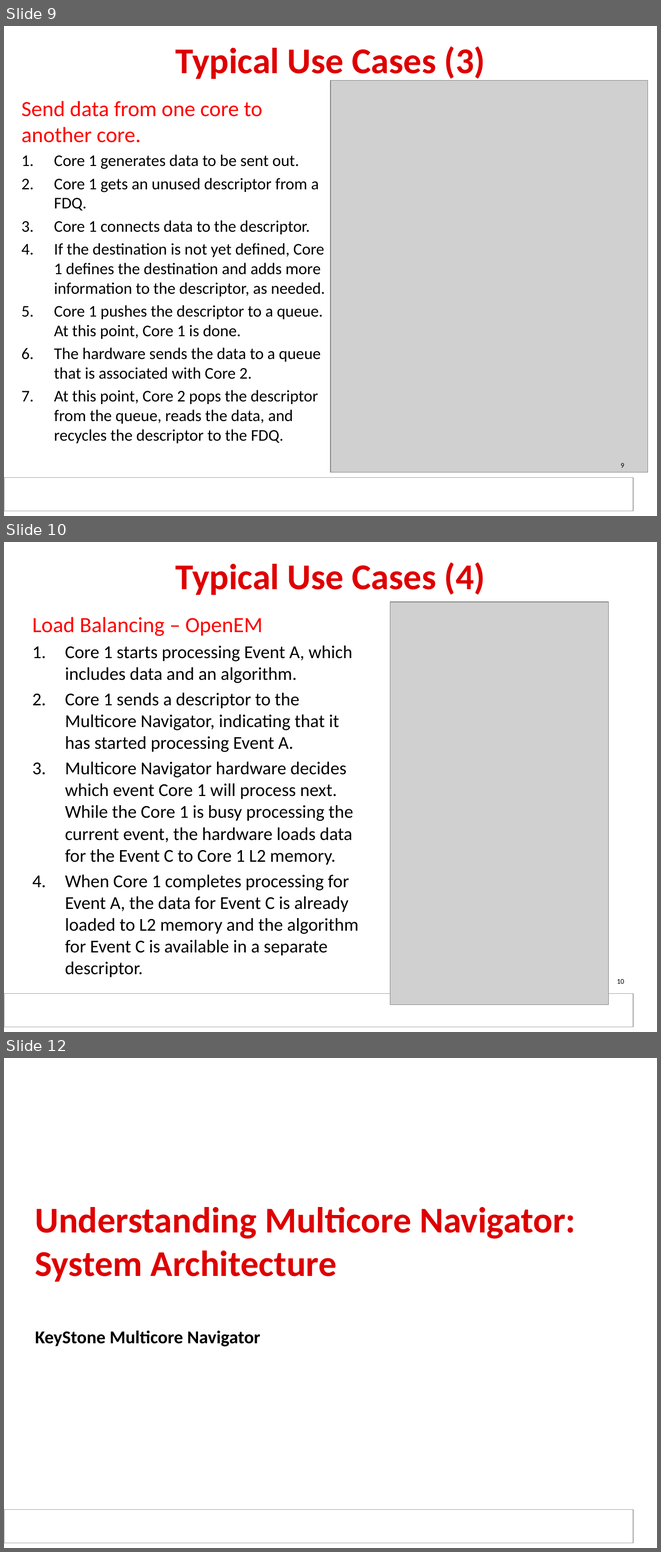
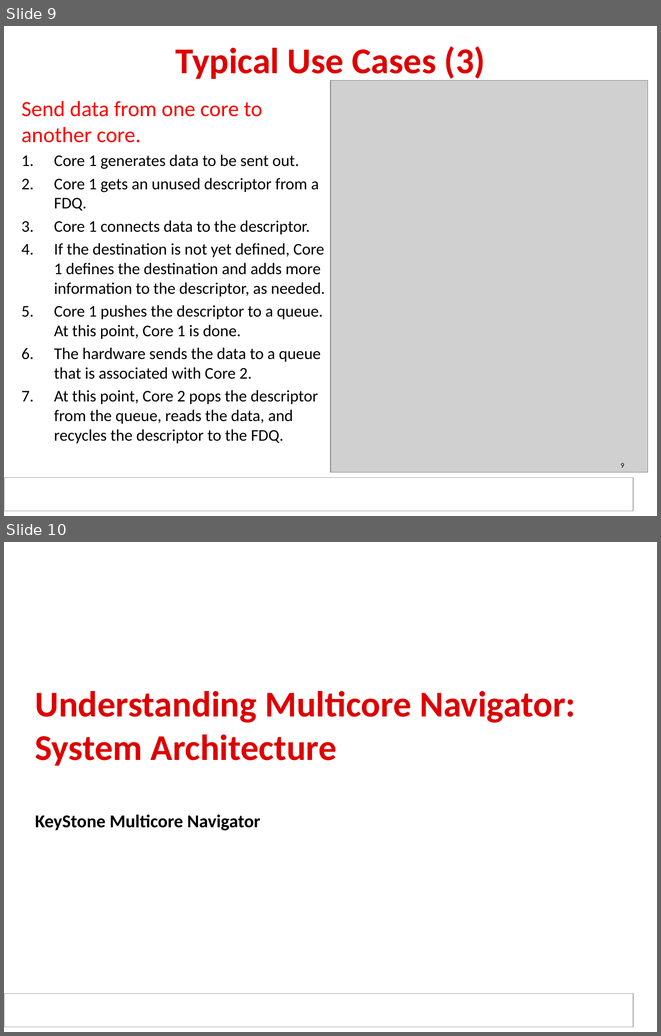
Before and after one commit to hari1989/keystone-workshop, a slide deck: slides/KeyStone Multicore Navigator.pptx. Shown one above the other, each under a label of ours: slides 9, 10 and 12 before the commit, slides 9 and 10 after it; the slides between them are not shown. The pictures are 661x1552 and 661x1036 pixels, drawn with LibreOffice and Linux fonts; fonts in the diff are those of the drawing; grey boxes stand for pictures; background and template pictures are left out. Boxes give left, top, right and bottom in pixels: in the first picture for what was removed or moved away, otherwise in the second. Text is boxed around its words. In the diff, an @@ line names an element or a change of style, - is before the commit and + after.

Commit message:
Updating the ARM Navigator and improve graphic slides

```diff
--- a/slides/KeyStone Multicore Navigator.pptx
+++ b/slides/KeyStone Multicore Navigator.pptx
@@ slide 10 removed at bbox=[4, 542, 657, 1032], background #FFFFFF; not listed: 1 template element that a slide beside it also shows @@
@@ title removed at bbox=[175, 562, 485, 595] @@
-Typical Use Cases (4)
@@ picture removed at bbox=[390, 602, 609, 1005] @@
@@ text removed at bbox=[32, 617, 359, 977] @@
-Load Balancing – OpenEM
-1. Core 1 starts processing Event A, which includes data and an algorithm.
-2. Core 1 sends a descriptor to the Multicore Navigator, indicating that it has started processing Event A.
-3. Multicore Navigator hardware decides which event Core 1 will process next. While the Core 1 is busy processing the current event, the hardware loads data for the Event C to Core 1 L2 memory.
-4. When Core 1 completes processing for Event A, the data for Event C is already loaded to L2 memory and the algorithm for Event C is available in a separate descriptor.
@@ page number removed at bbox=[617, 979, 624, 983] @@
-10
@@ what was slide 12 is now slide 10 @@
```
Also in this commit, not shown: 11 slides changed, 13 slides added, 3 other slides removed.
